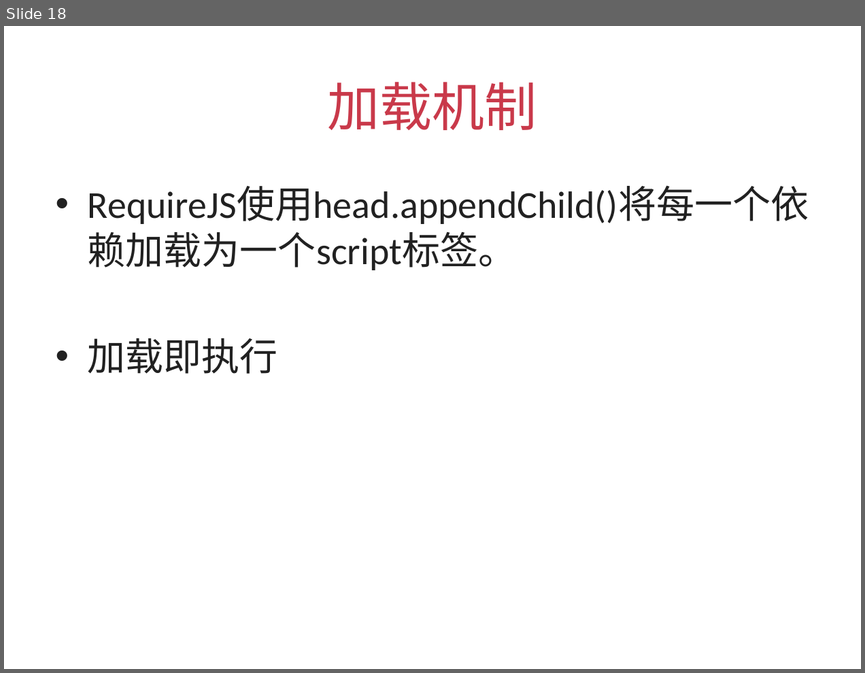
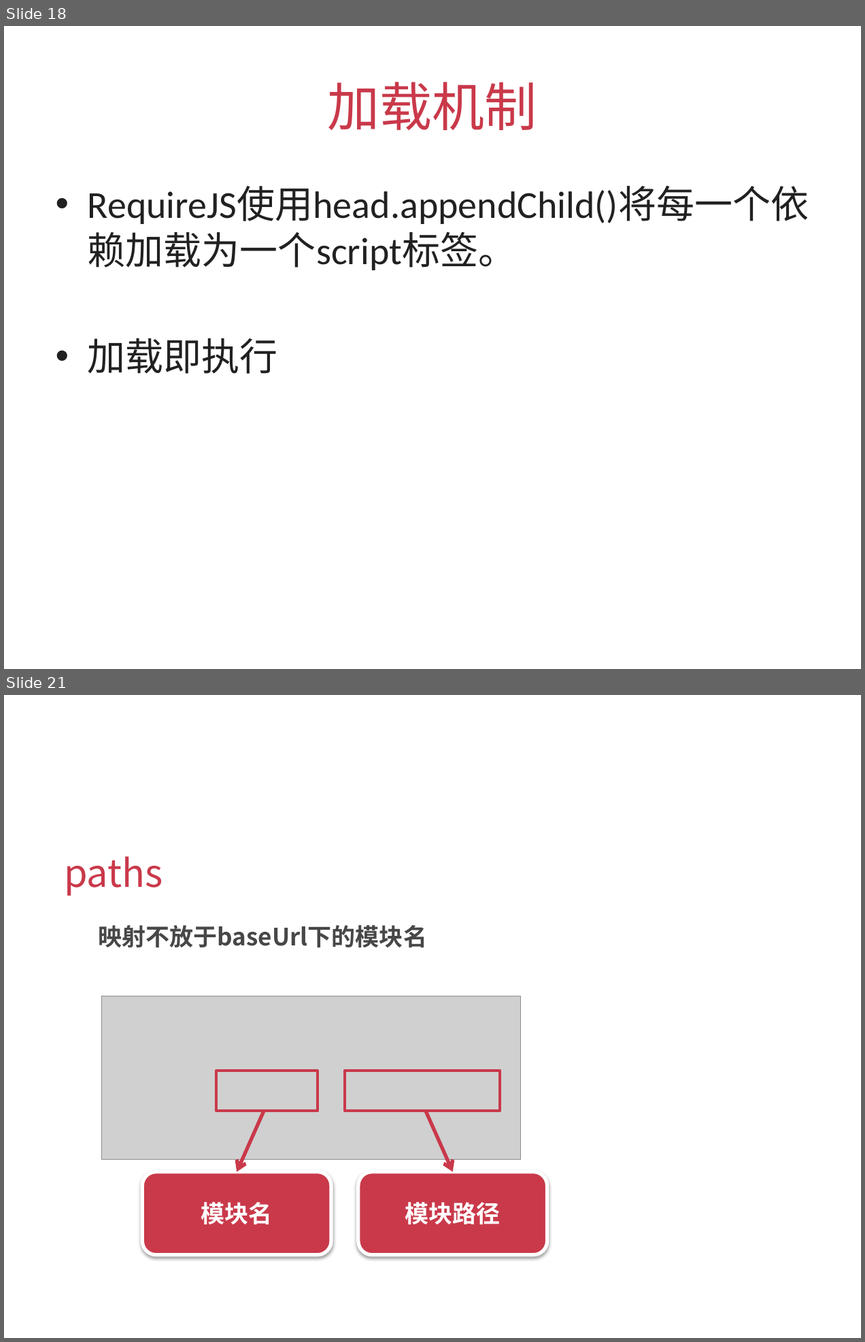
Before and after one commit to silvajs/lecturer, a slide deck: requirejs/doc/requirejs.pptx. Shown one above the other, each under a label of ours: slide 18 before the commit, slides 18 and 21 after it; the slides between them are not shown. The pictures are 865x673 and 865x1342 pixels, drawn with LibreOffice and Linux fonts; fonts in the diff are those of the drawing; grey boxes stand for pictures. Boxes give left, top, right and bottom in pixels: in the first picture for what was removed or moved away, otherwise in the second. Text is boxed around its words. In the diff, an @@ line names an element or a change of style, - is before the commit and + after.

```diff
--- a/requirejs/doc/requirejs.pptx
+++ b/requirejs/doc/requirejs.pptx
@@ slide 21 added at bbox=[4, 695, 861, 1338], background #FFFFFF @@
@@ text added at bbox=[64, 856, 163, 896], 32 pt, text #C9394A @@
+paths
@@ text added at bbox=[98, 925, 427, 947], 20 pt, text #474747, bold @@
+  映射不放于baseUrl下的模块名
@@ picture added at bbox=[102, 996, 521, 1159] @@
@@ rectangle added at bbox=[216, 1070, 317, 1110], outline #C9394A 2.25 pt @@
@@ rectangle added at bbox=[345, 1070, 500, 1110], outline #C9394A 2.25 pt @@
@@ arrow added from (264, 1110) to (237, 1172), #C9394A 3 pt @@
@@ arrow added from (426, 1110) to (453, 1172), #C9394A 3 pt @@
@@ rounded rectangle added at bbox=[142, 1172, 330, 1255], fill #C9394A, outline #FFFFFF 3 pt, 20 pt, text #FFFFFF, bold @@
+模块名
@@ rounded rectangle added at bbox=[358, 1172, 547, 1255], fill #C9394A, outline #FFFFFF 3 pt, 20 pt, text #FFFFFF, bold @@
+模块路径
```
Also in this commit, not shown: 3 other slides added, 1 slide removed, 6 other files.
